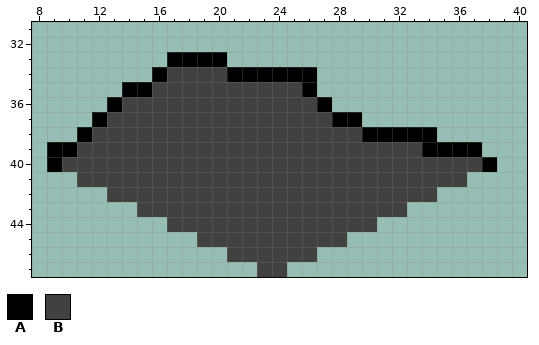
Two versions of one pixel-art sprite, resources/pit_top.png. The picture above was drawn from the file before the commit.
The file is 48x48 pixels. Colours within 5 levels of each other are drawn and written as one. Shown: x 8..40, y 31..47.
Palette (. is transparent): A #000000  B #414141
Pixels before, first column x 9:
33 ........AAAA..................
34 .......ABBBBAAAAAA............
35 .....AABBBBBBBBBBA............
36 ....ABBBBBBBBBBBBBA...........
37 ...ABBBBBBBBBBBBBBBAA.........
38 ..ABBBBBBBBBBBBBBBBBBAAAAA....
39 AABBBBBBBBBBBBBBBBBBBBBBBAAAA.
40 ABBBBBBBBBBBBBBBBBBBBBBBBBBBBA
41 ..BBBBBBBBBBBBBBBBBBBBBBBBBB..
42 ....BBBBBBBBBBBBBBBBBBBBBB....
43 ......BBBBBBBBBBBBBBBBBB......
44 ........BBBBBBBBBBBBBB........
45 ..........BBBBBBBBBB..........
46 ............BBBBBB............
47 ..............BB..............
Now the later version:
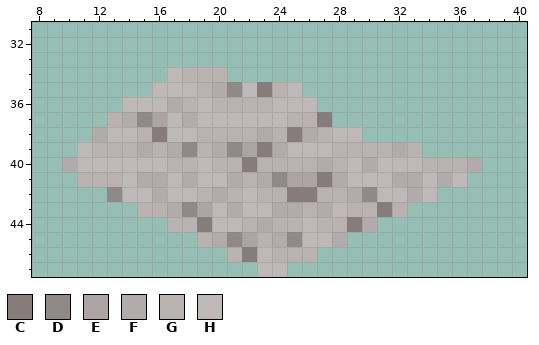
Colours new in this view: C #877c7c  D #918888  E #ada5a5  F #b2abab  G #bab1b1  H #bfb8b8
Changes in this commit:
Changed rows in their new state; - is an unchanged pixel.
first column x 9:
33 --------....------------------
34 -------.HGGG......------------
35 -----..HHHGFDHCGH.------------
36 ----.HHHFGHGGGGHHH.-----------
37 ---.GFDEHFHHHHHHGGC..---------
38 --.FHHGCHHGGGGFGCFGHH.....----
39 ..HGGGFGFDGFDECFHHHGGGGFG....-
40 .FHHHHHHGGHGGCGGGGFGHFHHHGGGF.
41 --GGGHFFHFHHFGFDEECFHHHFFHFH--
42 ----DHHFHHGFGHGGCCGGFDHHFH----
43 ------GGFDEHFHHFFGFHGGCG------
44 --------GGCHHGFGGHGGCF--------
45 ----------GFDEGFDHHF----------
46 ------------GCHGGG------------
47 --------------HH--------------
Boxes around the changes in both pictures, in picture pixels (x1, y1, x2, y2):
changed: (47, 52, 497, 277)
